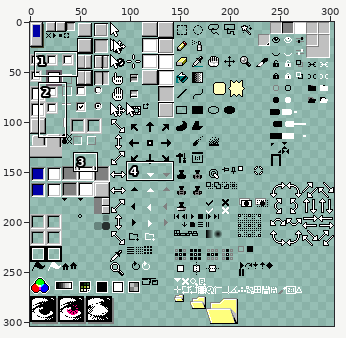
Two versions of one sprite sheet, Aseprite 95/sheet.png. The picture above shows the old version from afar; the outline marks the close-up.
Close-up. Before:
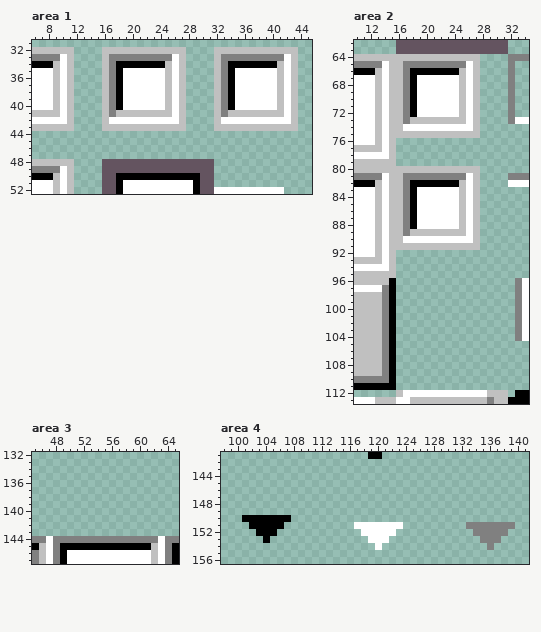
The file is 304x304 pixels. Pixels under 10% opacity are left out. Colours within 5 levels of each other are drawn and written as one. Shown: area 1: x 6..45, y 31..52; area 2: x 10..34, y 62..113; area 3: x 45..65, y 132..147; area 4: x 98..141, y 141..156. The commit also changed other parts of the picture, which this record leaves out.
Once edited:
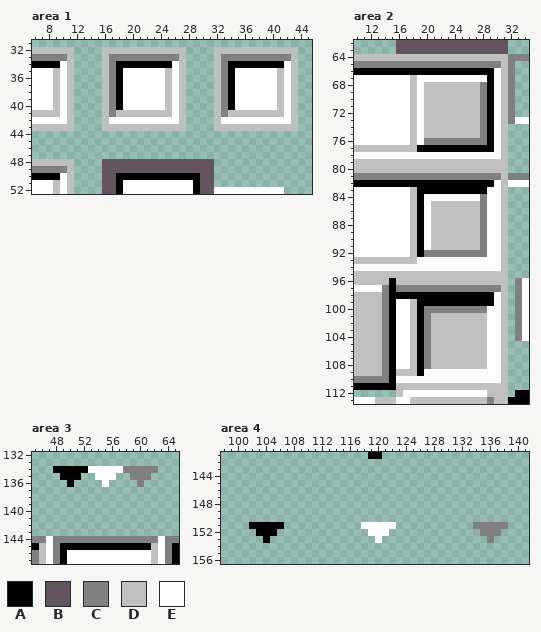
Palette (. is transparent): A #000000  B #645460  C #808080  D #c0c0c0  E #ffffff
Changes in this commit:
Changed rows in their new state; - is an unchanged pixel.
Area 1:
first column x 9:
33 -C---------------C---------------C
34 A---------------A---------------A-
first column x 9:
49 -C
50 A-
Area 2:
first column x 13:
 64 ---------------DDDD
 65 -CCC---------CCCCCD
 66 AAAAA-------AAAAAED
 67 E-EEED------E-EEAED
 68 E-EEED-DDDDD-D-CAED
 69 E-EEED-DDDDD-D-CAED
 70 E-EEED-DDDDD-D-CAED
 71 E-EEED-DDDDD-D-CAED
 72 E-EEED-DDDDD-D-CAED
 73 E-EEE-E------D-CAED
 74 E-EE-D-DDDDDDD-CAED
 75 E-EEE-E--------CAED
 76 E-EEEDECCCCCCCCCAED
 77 -D-DDDAAAAAAAAAAAED
 78 --EEEEEEEEEEEEEEEED
 79 ---DDDDDDDDDDDDDDDD
 80 ---------------DDDD
 81 -CCC---------CCCCCD
 82 AAAAA-------AAAAAED
 83 E-EEEDAAAAAAAAAAEED
 84 E-EEEDA-----E-ECEED
 85 E-EEEDA-DDDD-D-CEED
 86 E-EEEDA-DDDD-D-CEED
 87 E-EEEDA-DDDD-D-CEED
 88 E-EEEDA-DDDD-D-CEED
 89 E-EEE-AE-----D-CEED
 90 E-EE-DA-DDDDDD-CEED
 91 E-EEE-AE-------CEED
 92 E-EEEDACCCCCCCCCEED
 93 -D-DDDEEEEEEEEEEEED
 94 --EEEEEEEEEEEEEEEED
 95 ---DDDDDDDDDDDDDDDD
 96 ---DDDDDDDDDDDDDDDD
 97 ---CCCCCCCCCCCCCCCD
 98 ---AAAAAAAAAAAAAAED
 99 ---EEDAAAAAAAAAAAED
100 ---EEDACCCCCCCCCEED
101 ---EEDACDDDDDDDDEED
102 ---EEDACDDDDDDDDEED
103 ---EEDACDDDDDDDDEED
104 ---EEDACDDDDDDDDEED
105 ---EEDACDDDDDDDDEED
106 ---EEDACDDDDDDDDEED
107 ---EEDACDDDDDDDDEED
108 ---EEDACDDDDDDDDEED
109 ---DDDAEEEEEEEEEEED
110 ---EEEEEEEEEEEEEEED
111 ---DDDDDDDDDDDDDDDD
Area 3:
first column x 48:
134 AAAAAEEEEECCCCC
135 -AAA--EEE--CCC-
136 --A----E----C--
Area 4:
first column x 101:
150 .......--------------------------------
151 ----------------.-----.---------.-----.
152 -----------------.---.-----------.---.-
153 ------------------.-.-------------.-.--
154 -------------------.---------------.---
